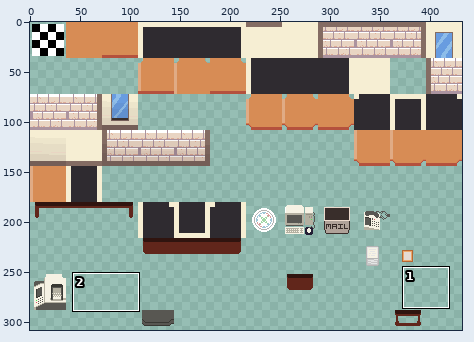
Two versions of one sprite sheet, src/tilesets/tsObjects/output_tileset.png. The picture above shows the old version from afar; the outline marks the close-up.
Close-up. Old version:
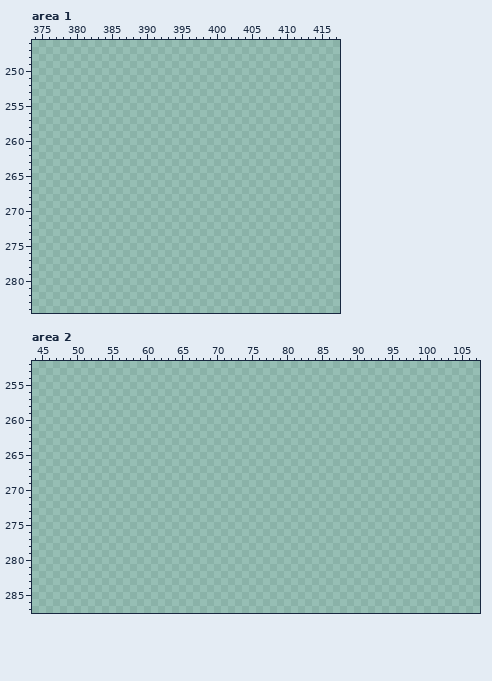
The file is 432x468 pixels. Colours within 5 levels of each other are drawn and written as one. Shown: area 1: x 374..417, y 246..284; area 2: x 44..107, y 252..287. The wide view leaves out empty margins. The commit also changed other parts of the picture, which this record leaves out.
The same view after the edit:
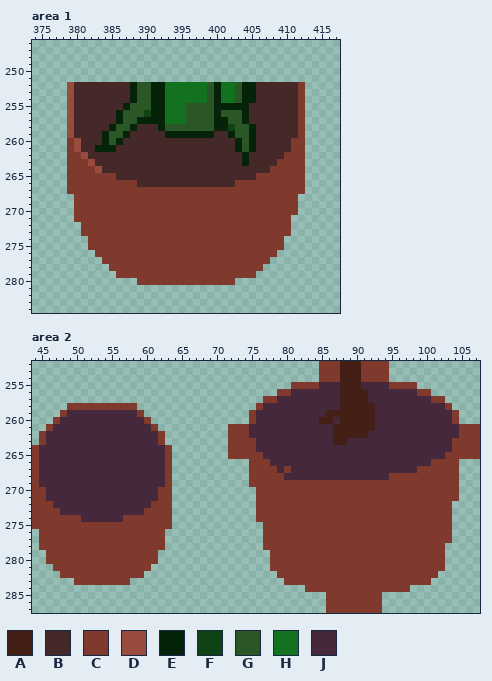
Palette (. is transparent): A #431f15  B #452828  C #803a2d  D #994c3e  E #052309  F #0f4316  G #2b5626  H #13721f  J #45283c
Change:
Area 1:
y 252..254: x 379..412 .................................. -> DBBBBBBBBEGGEEHHHHHHGEHHGEEBBBBBBC
y 255: x 379..412 .................................. -> DBBBBBBBEGGGEEHHHGGGGEEEEEBBBBBBBC
y 256: x 379..412 .................................. -> DBBBBBBEGGGFEEHHHGGGGEGGGEBBBBBBBC
y 257: x 379..412 .................................. -> DBBBBBBEGGEEEEHHHGGGGEEGGEBBBBBBBC
y 258: x 379..412 .................................. -> DBBBBBEGGEBBBEGGGGGGGEEFGGEBBBBBBC
y 259: x 379..412 .................................. -> DBBBBEGGEBBBBBEEEEEEEBBEGGEBBBBBBC
y 260: x 379..412 .................................. -> CDBBBEGEBBBBBBBBBBBBBBBBEGEBBBBBCC
y 261: x 379..412 .................................. -> CDBBEEEBBBBBBBBBBBBBBBBBEGEBBBBBCC
y 262: x 379..412 .................................. -> CCDBBBBBBBBBBBBBBBBBBBBBBEBBBBBCCC
y 263: x 379..412 .................................. -> CCCDBBBBBBBBBBBBBBBBBBBBBEBBBBCCCC
y 264: x 379..412 .................................. -> CCCCDBBBBBBBBBBBBBBBBBBBBBBBBCCCCC
y 265: x 379..412 .................................. -> CCCCCCCBBBBBBBBBBBBBBBBBBBBCCCCCCC
y 266: x 379..412 .................................. -> CCCCCCCCCCBBBBBBBBBBBBBBCCCCCCCCCC
y 267: x 379..412 .................................. -> CCCCCCCCCCCCCCCCCCCCCCCCCCCCCCCCCC
y 268..270: x 380..411 ................................ -> CCCCCCCCCCCCCCCCCCCCCCCCCCCCCCCC
y 271: x 380..410 ............................... -> CCCCCCCCCCCCCCCCCCCCCCCCCCCCCCC
y 272..273: x 381..410 .............................. -> CCCCCCCCCCCCCCCCCCCCCCCCCCCCCC
y 274..275: x 382..409 ............................ -> CCCCCCCCCCCCCCCCCCCCCCCCCCCC
y 276: x 383..408 .......................... -> CCCCCCCCCCCCCCCCCCCCCCCCCC
y 277: x 384..407 ........................ -> CCCCCCCCCCCCCCCCCCCCCCCC
y 278: x 385..406 ...................... -> CCCCCCCCCCCCCCCCCCCCCC
y 279: x 386..405 .................... -> CCCCCCCCCCCCCCCCCCCC
y 280: x 389..402 .............. -> CCCCCCCCCCCCCC
Area 2:
y 252..254: x 85..94 .......... -> CCCAAACCCC
y 255: x 81..98 .................. -> CCCCJJJAAAJJJJCCCC
y 256: x 79..100 ...................... -> CCJJJJJJJAAAAJJJJJJJCC
y 257: x 77..102 .......................... -> CCJJJJJJJJJAAAAJJJJJJJJJCC
y 258: x 49..58 .......... -> CCCCCCCCCC; x 76..103 ............................ -> CJJJJJJJJJJJAAAAAJJJJJJJJJJC
y 259: x 48..59 ............ -> CJJJJJJJJJJC; x 75..104 .............................. -> CJJJJJJJJJJAAAAAAAJJJJJJJJJJJC
y 260: x 47..60 .............. -> CJJJJJJJJJJJJC; x 75..104 .............................. -> CJJJJJJJJJAAJAAAAAJJJJJJJJJJJC
y 261: x 46..61 ................ -> CJJJJJJJJJJJJJJC; x 72..107 .................................... -> CCCJJJJJJJJJJJJAAAAAAJJJJJJJJJJJJCCC
y 262: x 45..62 .................. -> CJJJJJJJJJJJJJJJJC; x 72..107 .................................... -> CCCJJJJJJJJJJJJAAAAAJJJJJJJJJJJJJCCC
y 263: x 45..62 .................. -> CJJJJJJJJJJJJJJJJC; x 72..107 .................................... -> CCCCJJJJJJJJJJJAAJJJJJJJJJJJJJJJCCCC
y 264: x 44..63 .................... -> CJJJJJJJJJJJJJJJJJJC; x 72..107 .................................... -> CCCCJJJJJJJJJJJJJJJJJJJJJJJJJJJJCCCC
y 265: x 44..63 .................... -> CJJJJJJJJJJJJJJJJJJC; x 72..107 .................................... -> CCCCCJJJJJJJJJJJJJJJJJJJJJJJJJJCCCCC
y 266: x 44..63 .................... -> CJJJJJJJJJJJJJJJJJJC; x 75..104 .............................. -> CCCJJJJJJJJJJJJJJJJJJJJJJJCCCC
y 267: x 44..63 .................... -> CJJJJJJJJJJJJJJJJJJC; x 75..104 .............................. -> CCCCJCJJJJJJJJJJJJJJJJJJCCCCCC
y 268: x 44..63 .................... -> CJJJJJJJJJJJJJJJJJJC; x 75..104 .............................. -> CCCCCJJJJJJJJJJJJJJJCCCCCCCCCC
y 269: x 44..63 .................... -> CJJJJJJJJJJJJJJJJJJC; x 75..104 .............................. -> CCCCCCCCCCCCCCCCCCCCCCCCCCCCCC
y 270..271: x 44..63 .................... -> CCJJJJJJJJJJJJJJJJCC; x 76..104 ............................. -> CCCCCCCCCCCCCCCCCCCCCCCCCCCCC
y 272: x 44..63 .................... -> CCCJJJJJJJJJJJJJJCCC; x 76..103 ............................ -> CCCCCCCCCCCCCCCCCCCCCCCCCCCC
y 273: x 44..63 .................... -> CCCCJJJJJJJJJJJJCCCC; x 76..103 ............................ -> CCCCCCCCCCCCCCCCCCCCCCCCCCCC
y 274: x 44..63 .................... -> CCCCCCCJJJJJJCCCCCCC; x 76..103 ............................ -> CCCCCCCCCCCCCCCCCCCCCCCCCCCC
y 275: x 44..63 .................... -> CCCCCCCCCCCCCCCCCCCC; x 77..103 ........................... -> CCCCCCCCCCCCCCCCCCCCCCCCCCC
y 276..277: x 45..62 .................. -> CCCCCCCCCCCCCCCCCC; x 77..103 ........................... -> CCCCCCCCCCCCCCCCCCCCCCCCCCC
y 278: x 45..62 .................. -> CCCCCCCCCCCCCCCCCC; x 77..102 .......................... -> CCCCCCCCCCCCCCCCCCCCCCCCCC
y 279..280: x 46..61 ................ -> CCCCCCCCCCCCCCCC; x 78..102 ......................... -> CCCCCCCCCCCCCCCCCCCCCCCCC
y 281: x 47..60 .............. -> CCCCCCCCCCCCCC; x 78..102 ......................... -> CCCCCCCCCCCCCCCCCCCCCCCCC
y 282: x 48..59 ............ -> CCCCCCCCCCCC; x 79..101 ....................... -> CCCCCCCCCCCCCCCCCCCCCCC
y 283: x 50..57 ........ -> CCCCCCCC; x 80..100 ..................... -> CCCCCCCCCCCCCCCCCCCCC
y 284: x 83..97 ............... -> CCCCCCCCCCCCCCC
y 285..287: x 86..93 ........ -> CCCCCCCC
Pixel boxes of the changes (left, top, right, bottom) in both close-ups:
added: (67, 82, 305, 285)
added: (228, 361, 480, 613)
added: (32, 403, 172, 585)
